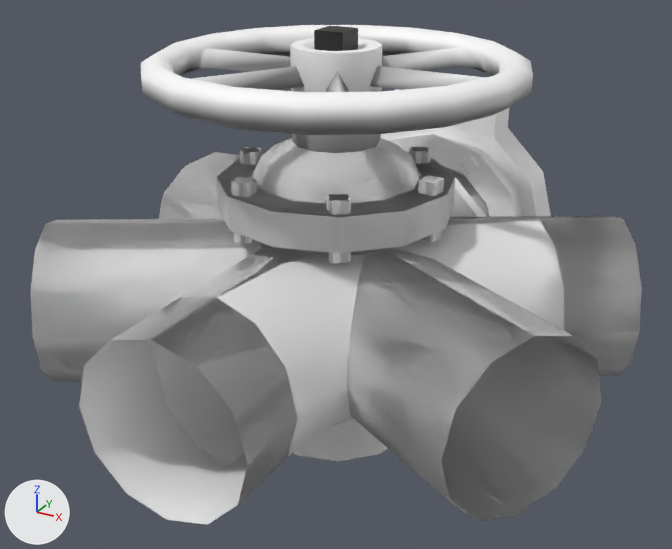
An edit to the glTF model src/resources/models/pipes.glb, drawn before and after from the same camera.
Camera for both pictures: a camera (50 mm lens) standing at (1.26, -2.3, 1.23) and looking at (-0.01, 0.02, 0.07). Arrows for +X, +Y and +Z are at lower left; the lights stay in place. The picture after the commit comes second.

The first picture shows 'Bend', 'JointValveMount', 'PipeWellOpen', 'ShortEnd', 'Split5', 'SplitBranch', 'SplitK', 'SplitStar', 'SplitX', 'Valve', 'VavleMount', 'WellConnected' and 3 more.
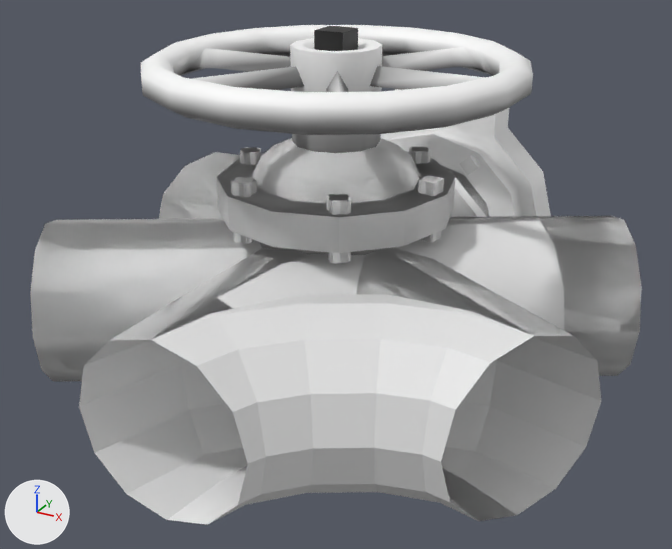
The change, as a list of edits to the scene's bpy script:
```text
Add me_cylinder_003:
    me_cylinder_003.from_pydata(...)  # 72 vertices, 120 faces; spans x -0.25..0.875, y -0.866..-0.145, z -0.25..0.25
Add ob_shortbend:
    ob_shortbend = bpy.data.objects.new('ShortBend', me_cylinder_003)
    ob_shortbend.location = (0.0, 0.0, 0.0)
```

Pixel boxes (x1, y1, x2, y2) of what changed, in the pictures (672 x 549 px):
'ShortBend', added: after (79, 294, 601, 523)
'SplitK', unchanged, covered by the edit: before (80, 186, 642, 525); after (129, 186, 642, 525)
'ShortEnd', unchanged, covered by the edit: before (79, 340, 248, 524); after (168, 466, 247, 524)
'SplitBranch', unchanged, covered by the edit: before (130, 216, 642, 520); after (134, 216, 642, 339)
